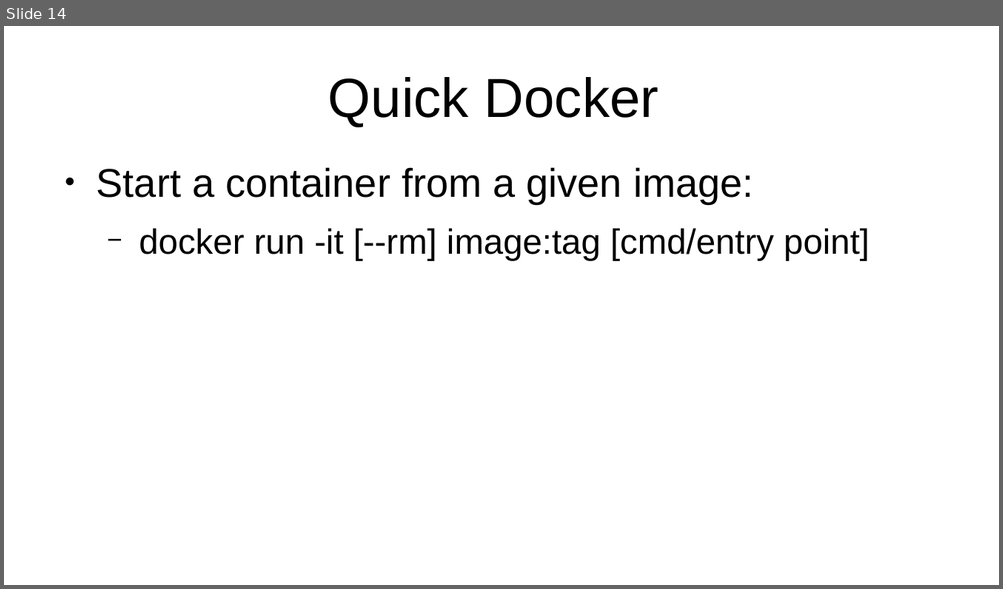
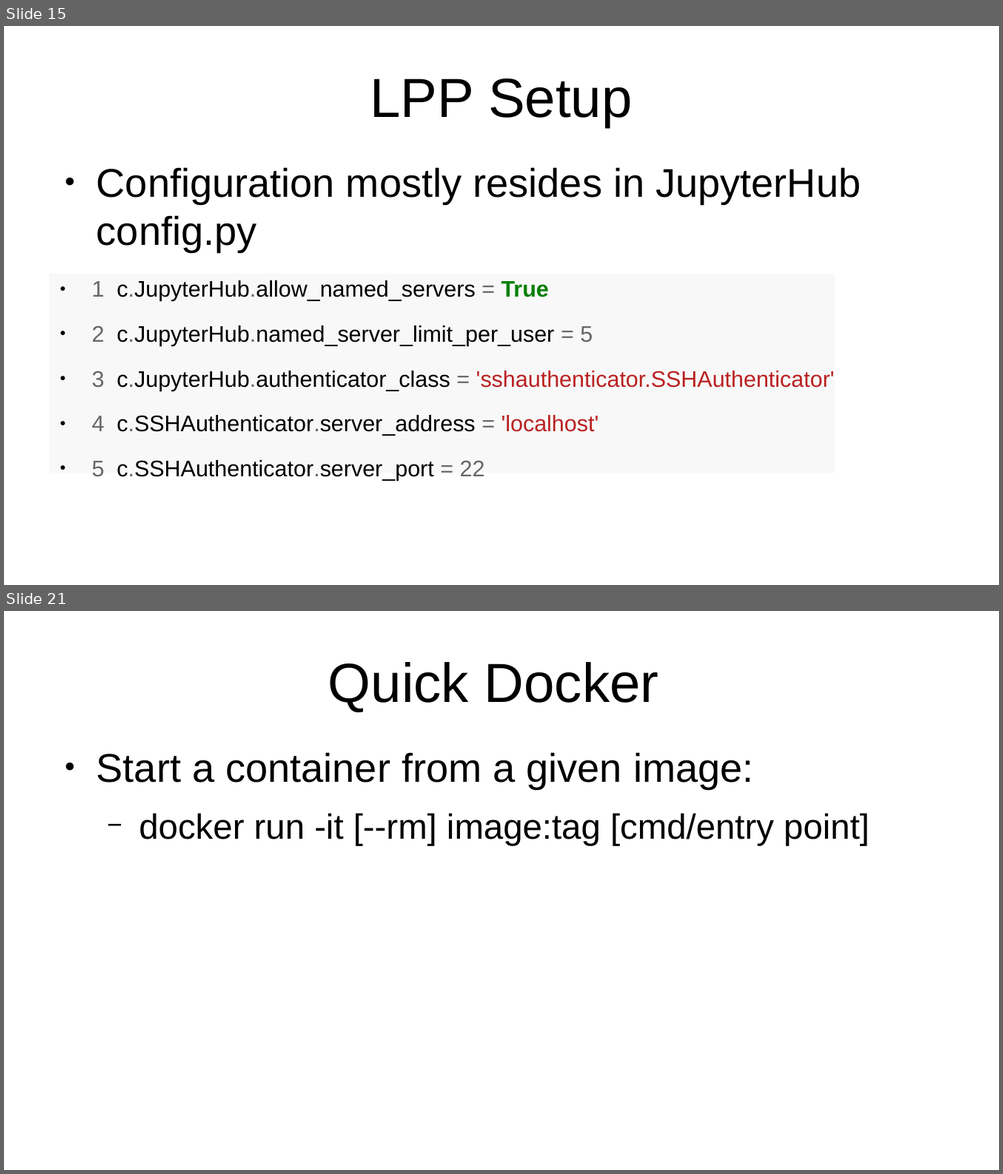
Before and after one commit to jeandet/PICo_Jupyter, a slide deck: PICoJupyter14042022Jeandet.odp. Shown one above the other, each under a label of ours: slide 14 before the commit, slides 15 and 21 after it; the slides between them are not shown. The pictures are 1003x589 and 1003x1174 pixels, drawn with LibreOffice and Linux fonts; fonts in the diff are those of the drawing. Boxes give left, top, right and bottom in pixels: in the first picture for what was removed or moved away, otherwise in the second. Text is boxed around its words. In the diff, an @@ line names an element or a change of style, - is before the commit and + after.

```diff
--- a/PICoJupyter14042022Jeandet.odp
+++ b/PICoJupyter14042022Jeandet.odp
@@ slide 15 added at <box>4,26,999,585</box>, background #FFFFFF @@
@@ title added at <box>370,79,632,127</box>, 44 pt, text #000000 @@
+LPP Setup
@@ text added at <box>96,167,860,252</box>, 32 pt, text #000000 @@
+● Configuration mostly resides in JupyterHub config.py
@@ rectangle added at <box>49,274,835,474</box>, fill #F8F8F8, 18 pt, text #000000 @@
+● 1 c.JupyterHub.allow_named_servers = True
+● 2 c.JupyterHub.named_server_limit_per_user = 5
+● 3 c.JupyterHub.authenticator_class = 'sshauthenticator.SSHAuthenticator'
+● 4 c.SSHAuthenticator.server_address = 'localhost'
+● 5 c.SSHAuthenticator.server_port = 22
@@ what was slide 14 is now slide 21 @@
```
Also in this commit, not shown: 7 slides changed, 6 other slides added.
